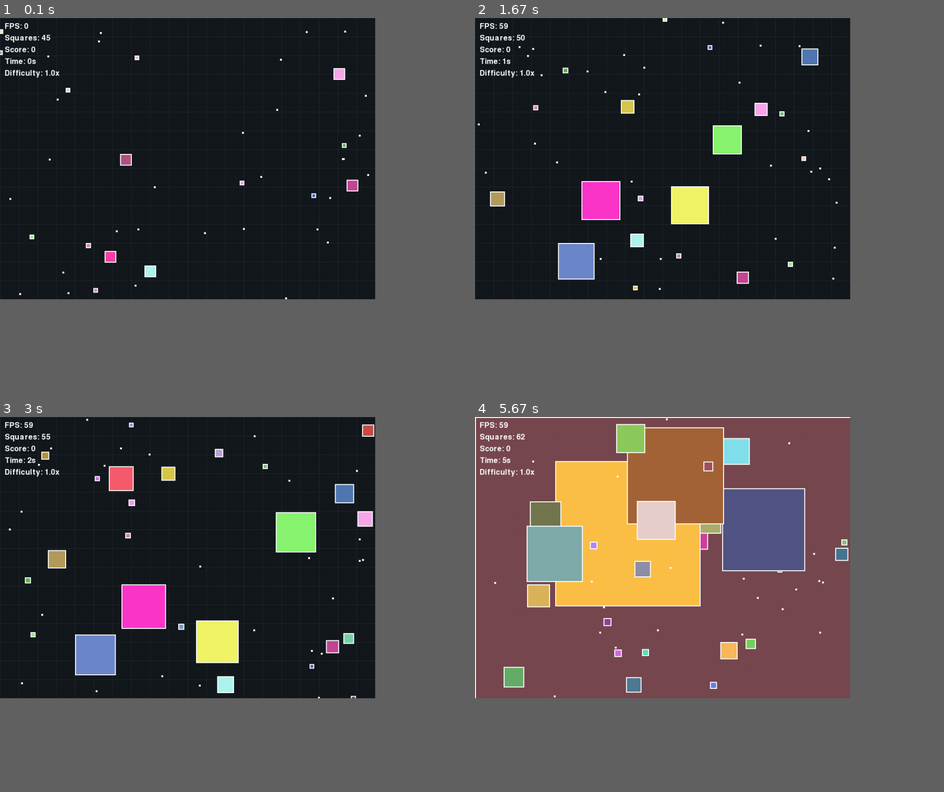
Above: before the commit, frames 1-4 (two rows, left to right).
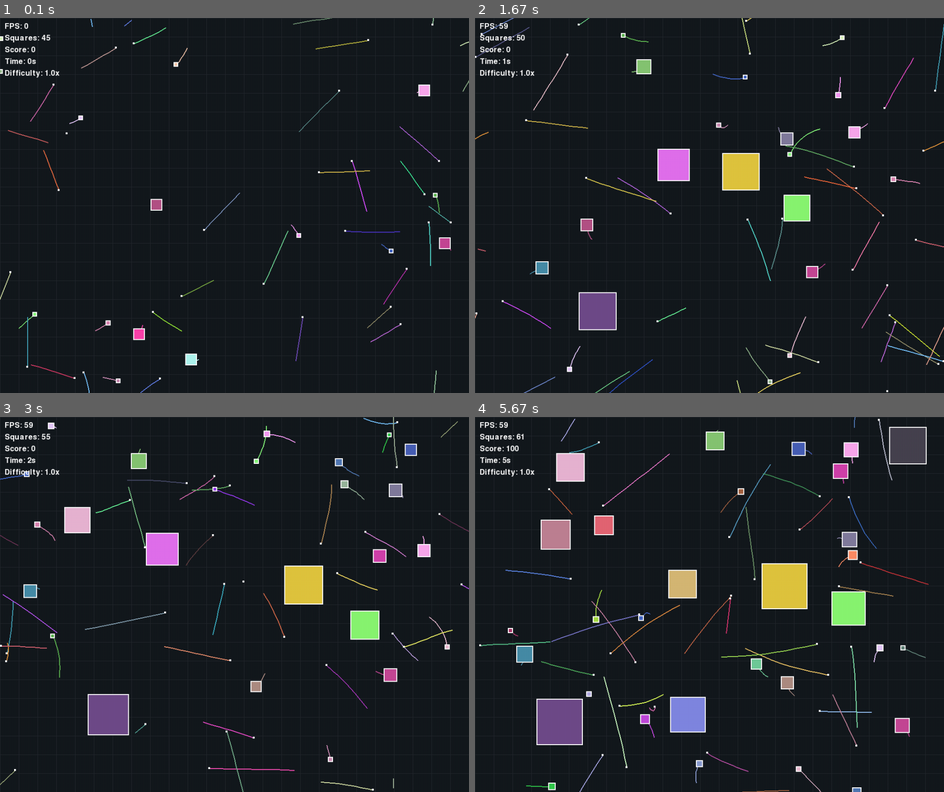
Above: after the commit, the same moments.

Repository: sameerahmed772/lab8-pygame
Game: pygame game, started from main.py
The game is run twice, just before and just after one commit, with the same random seed, the same clock (stepped at 60 frames per second) and the same inputs.
Inputs (mouse positions are in pixels of both pictures, inside the frame that each line leads up to):
- Up to frame 1 (0.1 s): no input
- Up to frame 2 (1.67 s): tap Space at 0.33, 0.73, 1.03, 1.23, 1.57 s
- Up to frame 3 (3 s): tap Space at 1.87, 2.07, 2.37, 2.63, 2.97 s
- Up to frame 4 (5.67 s): tap Space at 3.27, 3.73, 4.13, 4.43, 4.8, 5.2, 5.5 s; click (643, 525) at 3.38 s
In our replay, the window is 720x540 before the commit and 900x720 after it. These sizes can differ from the game's own. Grey fills any space a smaller window leaves; there, only what the larger window draws over its background counts as a difference.

The runs differ from the first frame. In frame 1, 2.2% of the frame differs, in the area x 0-100%, y 0-100%; in frame 2, 8.8%; in frame 3, 12%; in frame 4, 64%, in the area x 0-97%, y 0-100%.

Commit message:
exam: q7 - trails

Diff:
--- a/main.py
+++ b/main.py
@@ -8,7 +8,7 @@
 # ============================================================================
 # Using named constants avoids "magic numbers," making the game rules
 # easy to find and modify in one place.
-WIDTH, HEIGHT = 800, 600
+WIDTH, HEIGHT = 1000, 800
 FPS = 60
 
 # Square properties
@@ -37,6 +37,7 @@
 # Gameplay
 DIFFICULTY_MODS = {pygame.K_1: 1.0, pygame.K_2: 1.5, pygame.K_3: 2.0}
 SCORE_VAL = 100
+TRAILS_LENGTH = 10
 
 # ============================================================================
 # DATA MODELS
@@ -56,6 +57,7 @@
     size: int
     birth_time: int
     life_span: int
+    history: List[Tuple[int, int]]
 
 
 class GameState(TypedDict):
@@ -96,6 +98,7 @@
         "size": size,
         "birth_time": pygame.time.get_ticks(),
         "life_span": random.randint(*LIFESPAN_RANGE),
+        "history": [],
     }
 
 
@@ -194,6 +197,11 @@
 
         handle_wall_collision(sq)
 
+        # Record history for trails
+        sq["history"].append(sq["rect"].center)
+        if len(sq["history"]) > TRAILS_LENGTH:
+            sq["history"].pop(0)
+
     # 4. Collision Detection & Eating
     dead_squares = []
     for i in range(len(squares)):
@@ -203,7 +211,7 @@
                     if squares[j] not in dead_squares:
                         dead_squares.append(squares[j])
                         # Exercise 6: Big square eats small square and gets bigger
-                        growth = max(1, squares[j]["size"] // 5)
+                        growth = max(1, squares[j]["size"] // 10)
                         squares[i]["size"] += growth
                         squares[i]["rect"].width = squares[i]["size"]
                         squares[i]["rect"].height = squares[i]["size"]
@@ -211,7 +219,7 @@
                     if squares[i] not in dead_squares:
                         dead_squares.append(squares[i])
                         # Exercise 6: Big square eats small square and gets bigger
-                        growth = max(1, squares[i]["size"] // 5)
+                        growth = max(1, squares[i]["size"] // 10)
                         squares[j]["size"] += growth
                         squares[j]["rect"].width = squares[j]["size"]
                         squares[j]["rect"].height = squares[j]["size"]
@@ -320,6 +328,15 @@
 
         screen.blit(bg, (0, 0))
         for s in squares:
+            # Draw Trail
+            if len(s["history"]) >= 2:
+                for i in range(len(s["history"]) - 1):
+                    p1 = s["history"][i]
+                    p2 = s["history"][i+1]
+                    # Prevent drawing a line across the screen when wrapping
+                    if math.hypot(p1[0] - p2[0], p1[1] - p2[1]) < WIDTH / 2:
+                        pygame.draw.line(screen, s["color"], p1, p2, OUTLINE_WIDTH)
+
             pygame.draw.rect(screen, s["color"], s["rect"])
             pygame.draw.rect(screen, UI_COLOR, s["rect"], OUTLINE_WIDTH)
 
Not shown, changed: MY_EXAM.md
